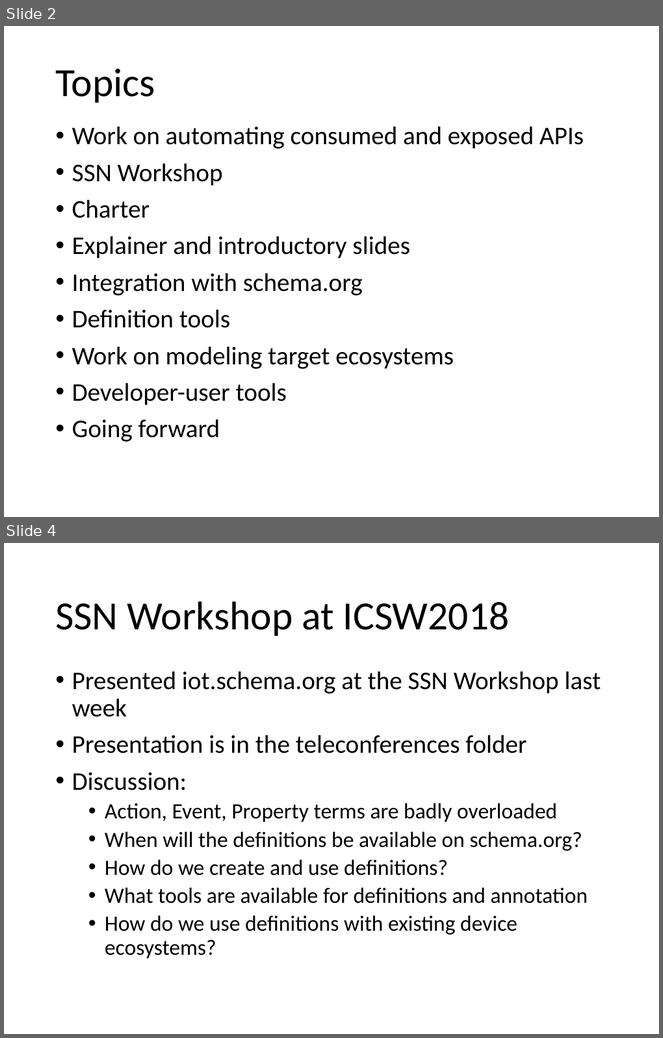
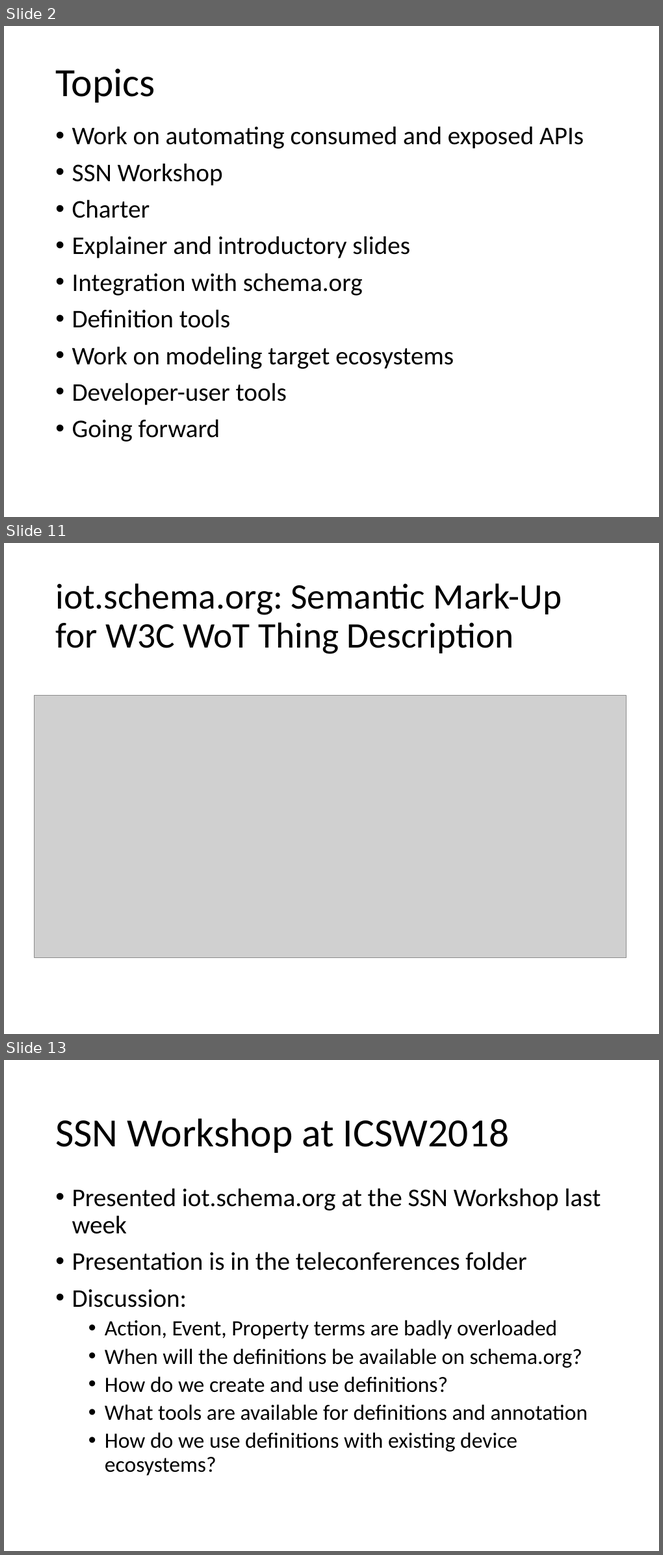
Before and after one commit to iot-schema-collab/teleconferences, a slide deck: iotschema-status-20181026.pptx. Shown one above the other, each under a label of ours: slides 2 and 4 before the commit, slides 2, 11 and 13 after it; the slides between them are not shown. The pictures are 663x1038 and 663x1555 pixels, drawn with LibreOffice and Linux fonts; fonts in the diff are those of the drawing; grey boxes stand for pictures. Boxes give left, top, right and bottom in pixels: in the first picture for what was removed or moved away, otherwise in the second. Text is boxed around its words. In the diff, an @@ line names an element or a change of style, - is before the commit and + after.

```diff
--- a/iotschema-status-20181026.pptx
+++ b/iotschema-status-20181026.pptx
@@ slide 11 added at (x1=4, y1=543, x2=659, y2=1034), background #FFFFFF @@
@@ title added at (x1=55, y1=583, x2=562, y2=654), 39.6 pt, text #000000 @@
+iot.schema.org: Semantic Mark-Up for W3C WoT Thing Description
@@ picture added at (x1=35, y1=695, x2=627, y2=958) @@
@@ what was slide 4 is now slide 13 @@
```
Also in this commit, not shown: 4 slides changed, 8 other slides added, 1 other file.
